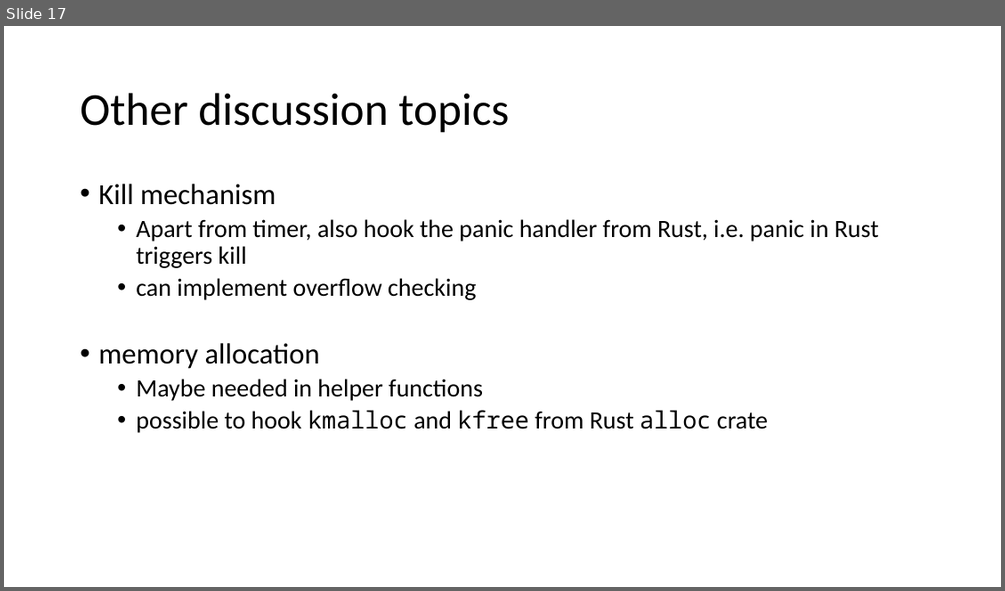
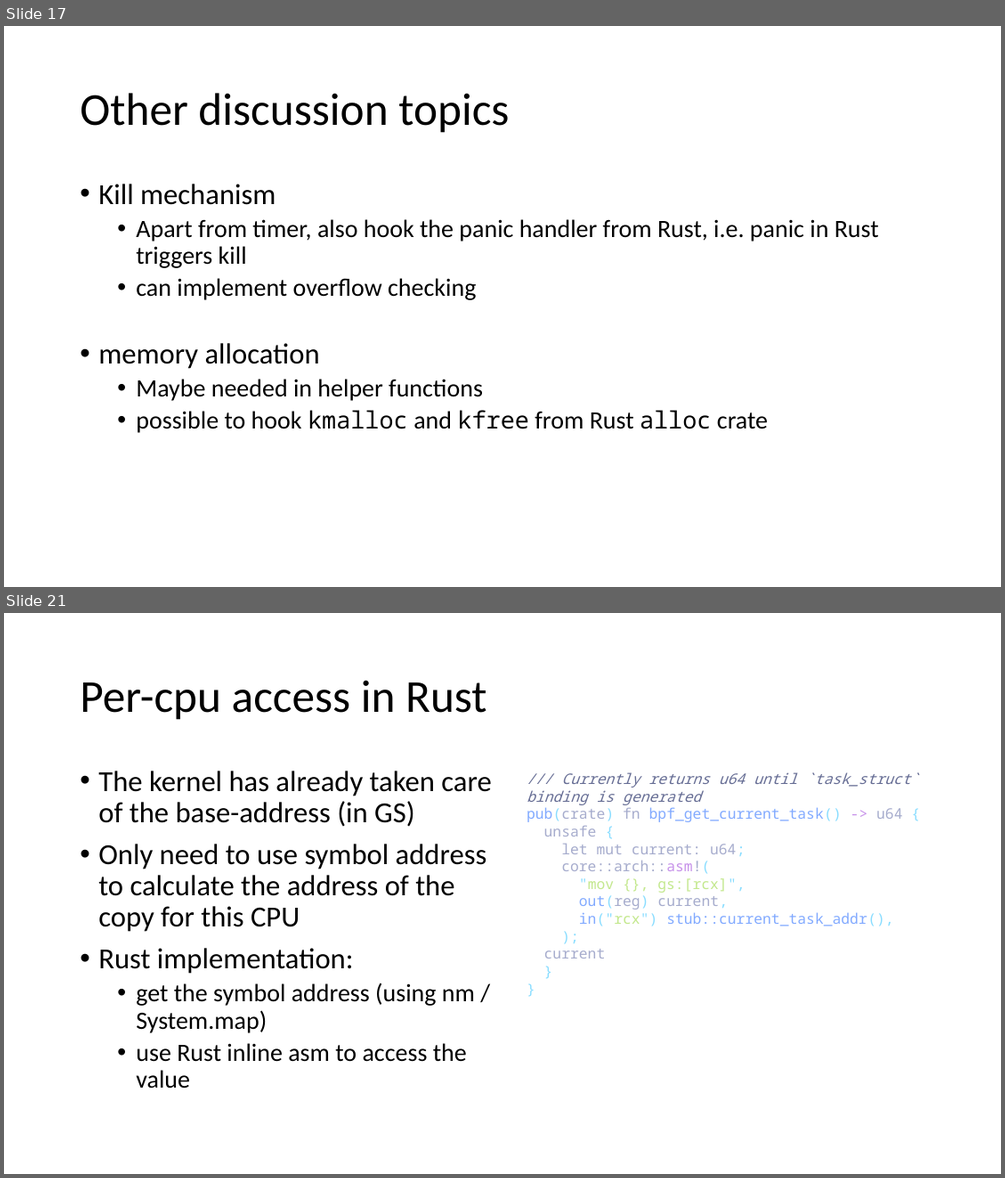
Before and after one commit to tianyin/rex, a slide deck: docs/progress.pptx. Shown one above the other, each under a label of ours: slide 17 before the commit, slides 17 and 21 after it; the slides between them are not shown. The pictures are 1005x591 and 1005x1178 pixels, drawn with LibreOffice and Linux fonts; fonts in the diff are those of the drawing. Boxes give left, top, right and bottom in pixels: in the first picture for what was removed or moved away, otherwise in the second. Text is boxed around its words. In the diff, an @@ line names an element or a change of style, - is before the commit and + after.

```diff
--- a/docs/progress.pptx
+++ b/docs/progress.pptx
@@ slide 21 added at [4, 613, 1001, 1174], background #FFFFFF @@
@@ title added at [80, 680, 486, 720], 44 pt, text #000000 @@
+Per-cpu access in Rust
@@ text added at [98, 771, 491, 1088], 28 pt, text #000000 @@
+• The kernel has already taken care of the base-address (in GS)
+• Only need to use symbol address to calculate the address of the copy for this CPU
+• Rust implementation:
+  • get the symbol address (using nm / System.map)
+  • use Rust inline asm to access the value
@@ text added at [526, 772, 919, 958], 14 pt, text #A6ACCD @@
+/// Currently returns u64 until `task_struct` binding is generated
+pub(crate) fn bpf_get_current_task() -> u64 {
+unsafe {
+let mut current: u64;
+core::arch::asm!(
+"mov {}, gs:[rcx]",
+out(reg) current,
+in("rcx") stub::current_task_addr(),
+);
+current
+}
+}
```
Also in this commit, not shown: 9 other slides added.
